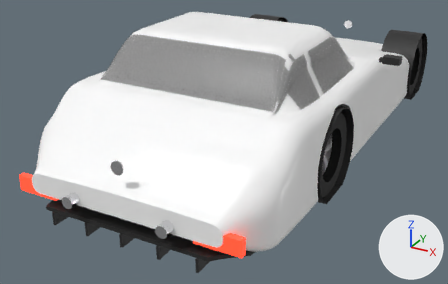
Renders of the glTF model public/models/cars/vantage_sf.glb from each side of a commit.
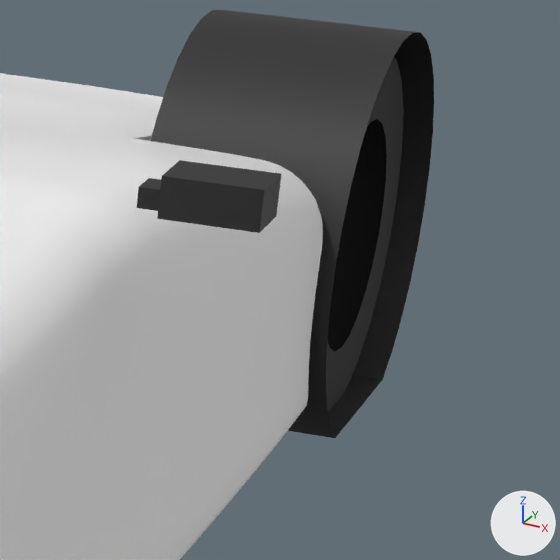
The first picture shows the older version from a 50 mm lens placed at (2.32, -5.48, 2.34), pointed at (-0.24, -0.82, 0.01). The close-ups show the older and then the newer version on the part from 80% to 100% of the width and 10% to 42% of the height of that picture. Only the edits that show in the close-ups are written down. Lighting does not change. The marker at lower right points along +X, +Y and +Z. Where no turn or scale is listed for an object, it has been applied to the vertices. Vertices at exactly the same position are counted once.

The first close-up shows 'Body', 'Trim', 'Wheel_FR'.
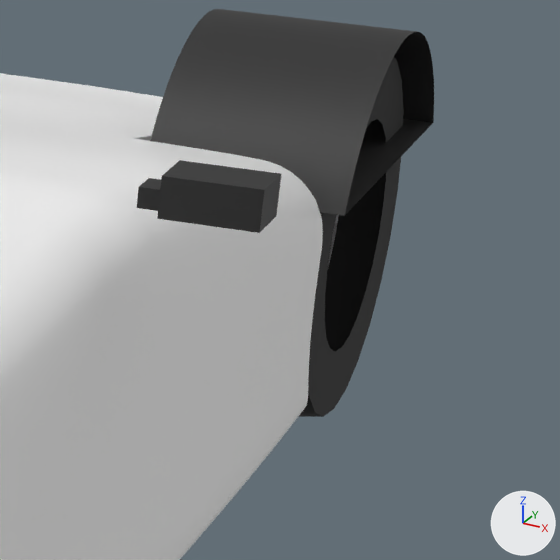
Boxes (x1, y1, x2, y2) around the edits, measured in the close-ups (560 x 560 px; the box of a moved part takes in the faces that stretch with it):
'Trim', reshaped: before (137, 10, 434, 438); after (137, 9, 434, 233)
part 1 of me_mirror_l_stalk, moved or reshaped: before (154, 11, 434, 438); after (154, 11, 434, 216)

Edits to the bpy script that builds the scene:
```text
Change me_mirror_l_stalk:
    where me_mirror_l_stalk.from_pydata(...)  # 364 vertices, 452 faces; spans x -0.15..2.23, y -2.31..2.36, z -0.86..0.04
    used by ob_trim; location = (-1.04, -0.386, 0.869)
    me_mirror_l_stalk part 1: 56 of 364 vertices moved; they spanned x 1.7..2.06, y 1.34..2.08, z -0.84..-0.15 and now span x 1.7..2.06, y 1.37..2.06, z -0.39..-0.15; mean shift (0.0, 0.0, 0.22); largest move (1.7, 1.53, -0.84) -> (1.7, 1.37, -0.39)
```
